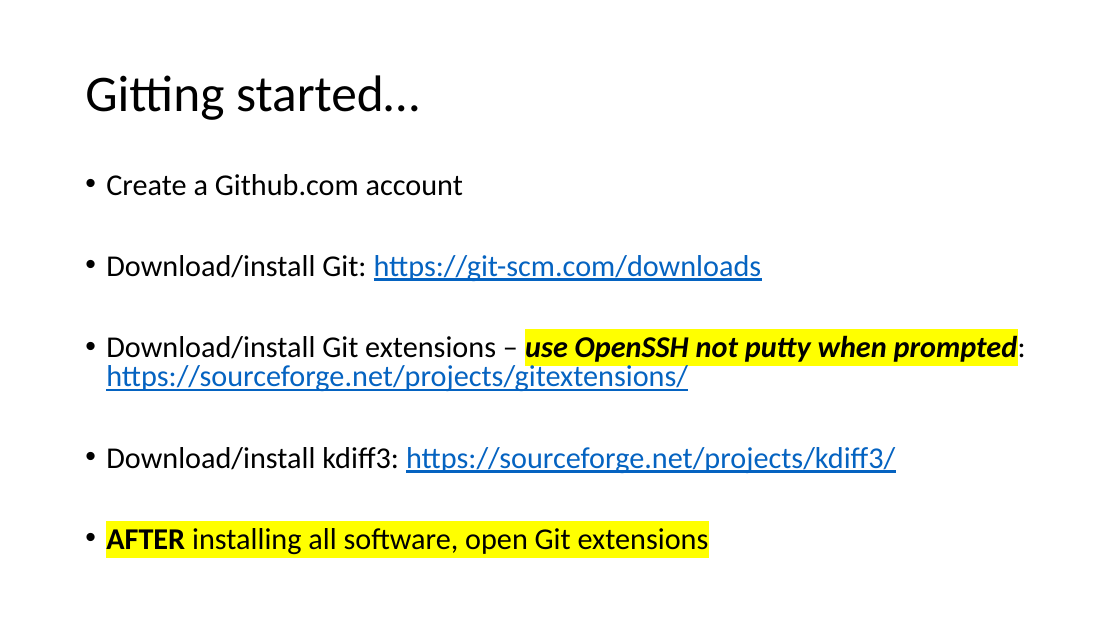
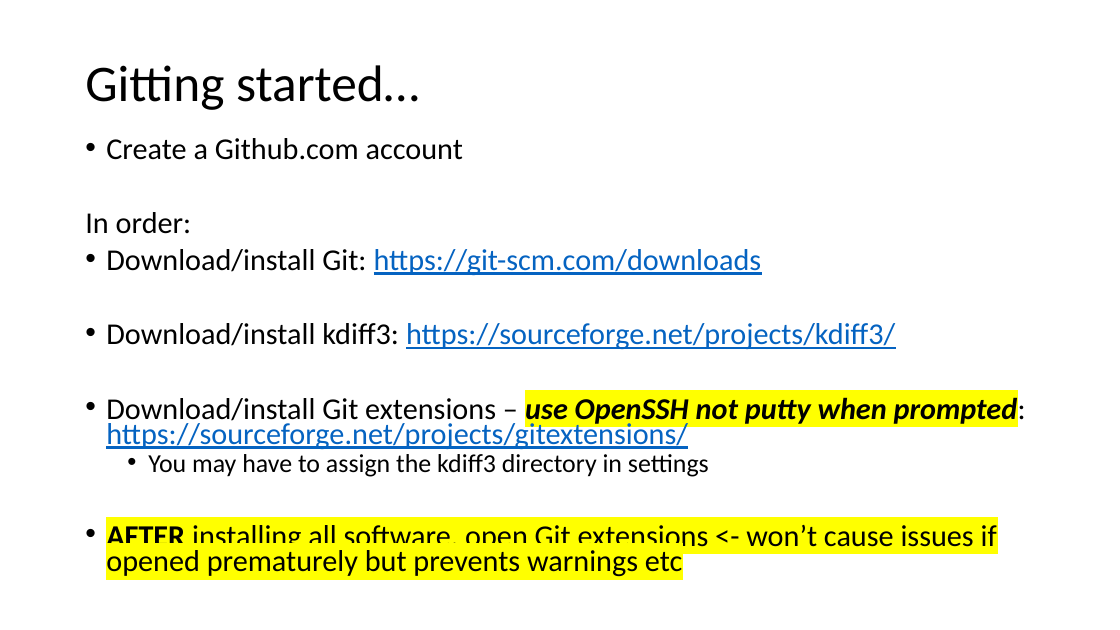
Before and after one commit to maxxb77/EBGN632_2019, a slide deck: slide 13 of ClassSlides/Course2.pptx. Drawn at 1120x630 pixels with LibreOffice and Linux fonts; fonts in the diff are those of the drawing. Boxes give left, top, right and bottom in pixels: in the first picture for what was removed or moved away, otherwise in the second. Text is boxed around its words. In the diff, an @@ line names an element or a change of style, - is before the commit and + after.

```diff
--- a/ClassSlides/Course2.pptx
+++ b/ClassSlides/Course2.pptx
@@ title "Gitting started…": place and size @@
-title "Gitting started…" at (85,75,419,120)
+title "Gitting started…" at (85,65,419,110)
@@ text "Create a Github.com account": place and size @@
-text "Create a Github.com account" at (106,174,1026,555)
+text "Create a Github.com account" at (85,138,1026,577)
@@ text at (106,138,1026,450): line spacing 0.8 to 0.7 @@
@@ text at (85,212,192,234): paragraph added @@
+In order:
@@ text at (106,323,895,350): paragraph added @@
+• Download/install kdiff3: https://sourceforge.net/projects/kdiff3/
@@ text at (106,454,997,577): text changed @@
-• Download/install kdiff3: https://sourceforge.net/projects/kdiff3/
-• AFTER installing all software, open Git extensions
+  • You may have to assign the kdiff3 directory in settings
+• AFTER installing all software, open Git extensions <- won’t cause issues if opened prematurely but prevents warnings etc
```
Also in this commit, not shown: 2 other slides changed, 1 slide added.
